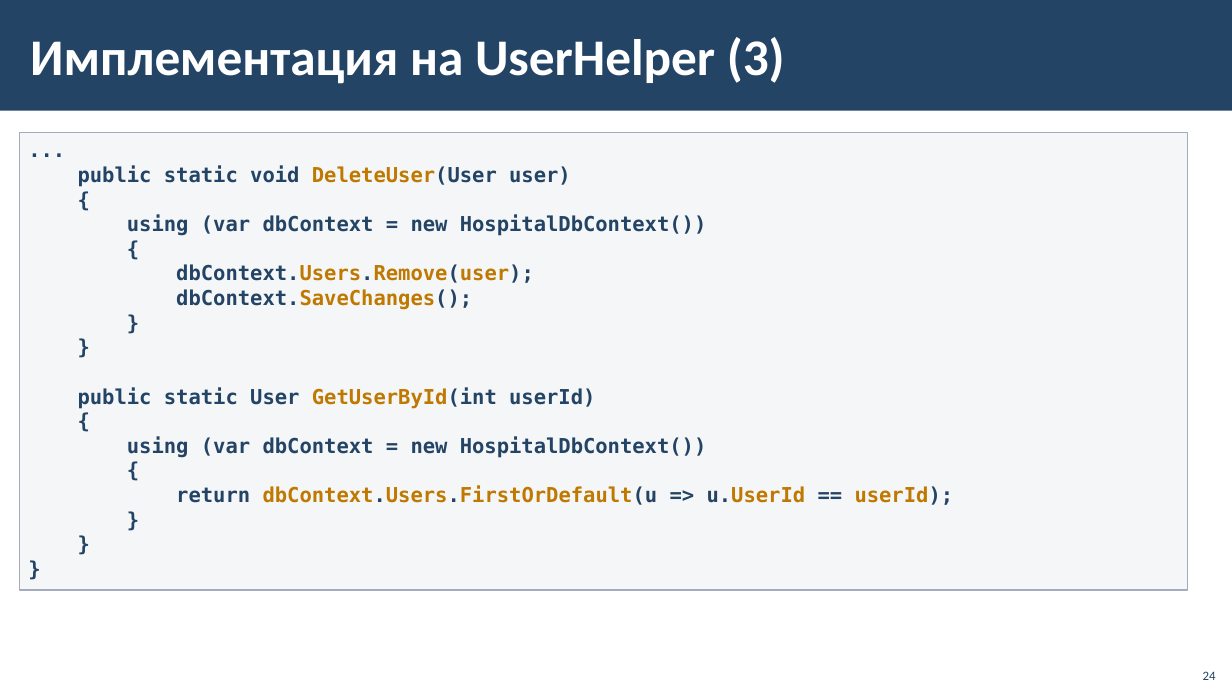
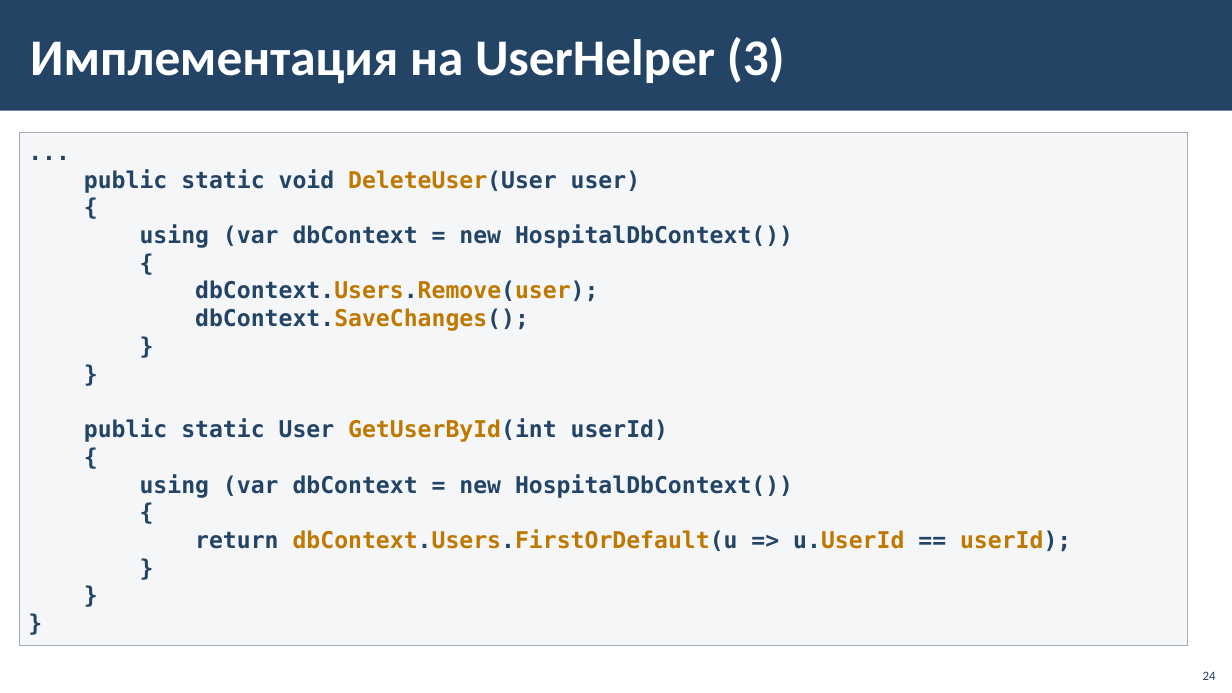
Before and after one commit to BG-IT-Edu/School-Programming, a slide deck: slide 24 of Courses/Software-Sciences/Module-4-Information-Systems-New/12-Implementation-of-Information-System/12.1-Implementation-of-Information-System.pptx. Drawn at 1232x693 pixels with LibreOffice and Linux fonts; fonts in the diff are those of the drawing; background and template pictures are left out. Boxes give left, top, right and bottom in pixels: in the first picture for what was removed or moved away, otherwise in the second. Text is boxed around its words. In the diff, an @@ line names an element or a change of style, - is before the commit and + after.

```diff
--- a/Courses/Software-Sciences/Module-4-Information-Systems-New/12-Implementation-of-Information-System/12.1-Implementation-of-Information-System.pptx
+++ b/Courses/Software-Sciences/Module-4-Information-Systems-New/12-Implementation-of-Information-System/12.1-Implementation-of-Information-System.pptx
@@ rectangle "...": place and size @@
-rectangle "..." at [19,133,1189,591]
+rectangle "..." at [19,133,1189,646]
@@ rectangle "..." at [19,133,1189,646]: size 16 to 18 pt @@
```
Also in this commit, not shown: 2 other slides changed.
